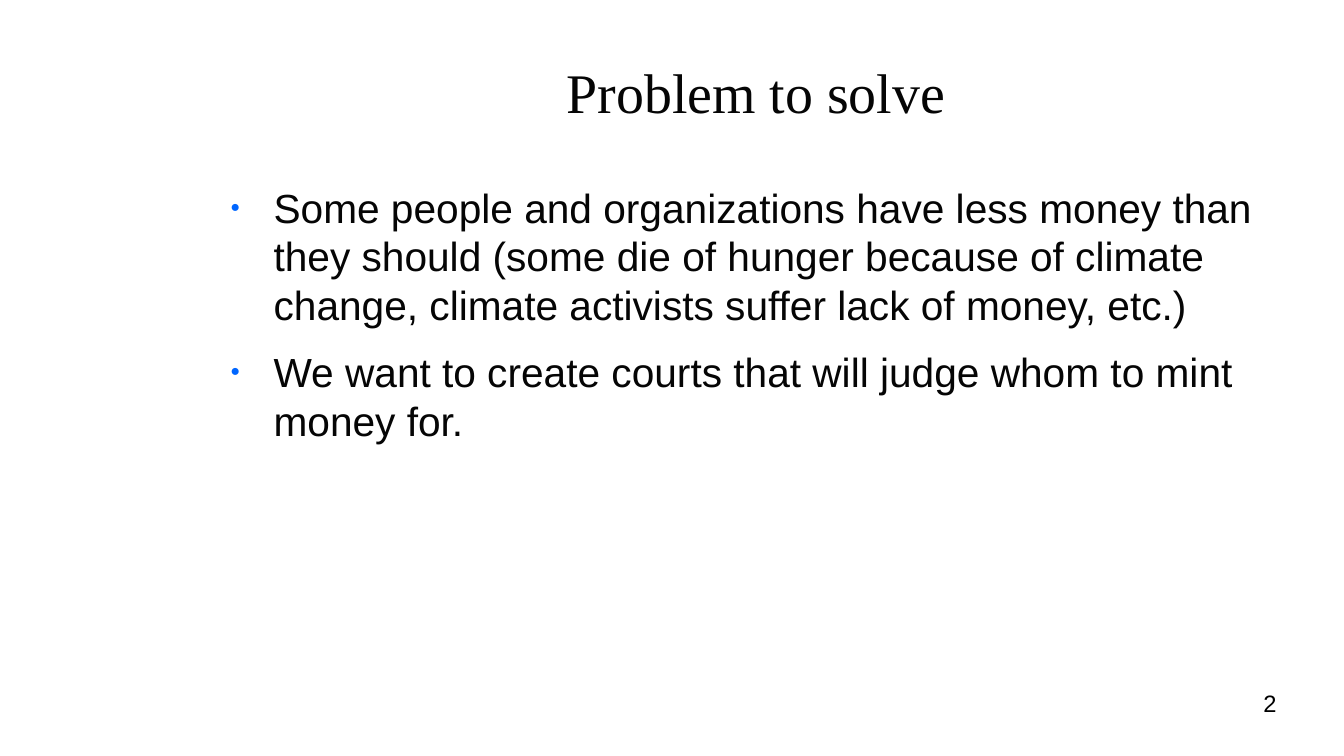
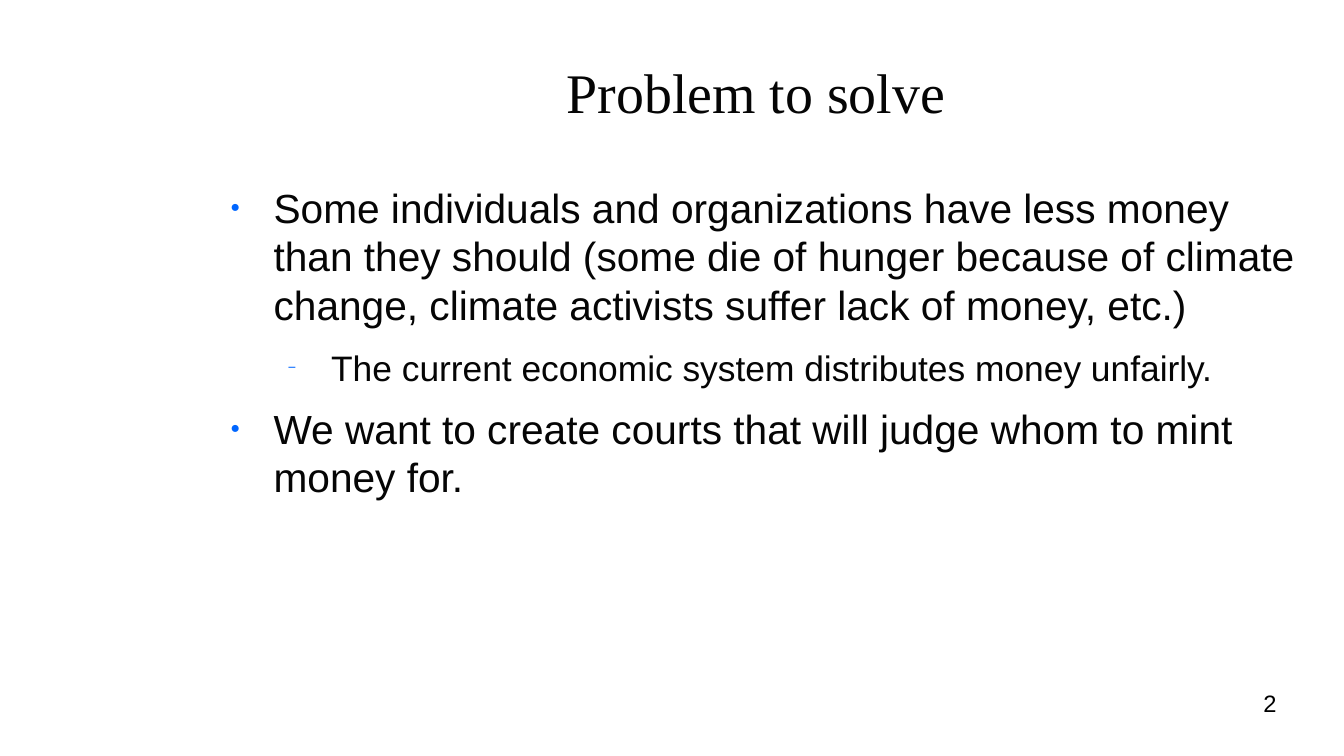
Before and after one commit to vporton/courts, a slide deck: slide 2 of deliverables/pitch-deck.odp. Drawn at 1344x756 pixels with LibreOffice and Linux fonts; fonts in the diff are those of the drawing; background and template pictures are left out. Boxes give left, top, right and bottom in pixels: in the first picture for what was removed or moved away, otherwise in the second. Text is boxed around its words. In the diff, an @@ line names an element or a change of style, - is before the commit and + after.

```diff
--- a/deliverables/pitch-deck.odp
+++ b/deliverables/pitch-deck.odp
@@ text at bbox=[274, 193, 1295, 388]: text changed @@
-● Some people and organizations have less money than they should (some die of hunger because of climate change, climate activists suffer lack of money, etc.)
+● Some individuals and organizations have less money than they should (some die of hunger because of climate change, climate activists suffer lack of money, etc.)
+  − The current economic system distributes money unfairly.
```
Also in this commit, not shown: 5 other slides changed.
